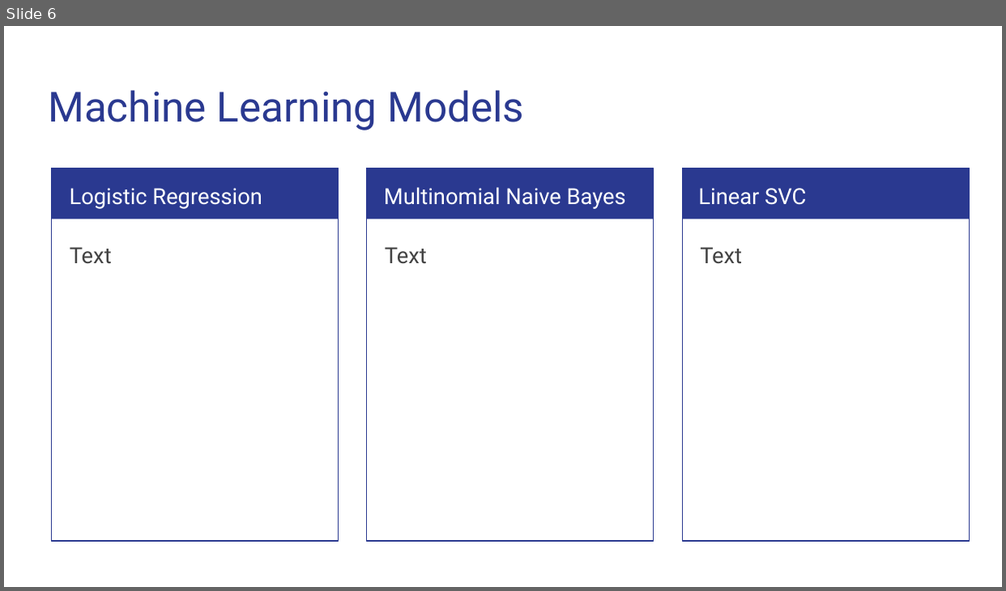
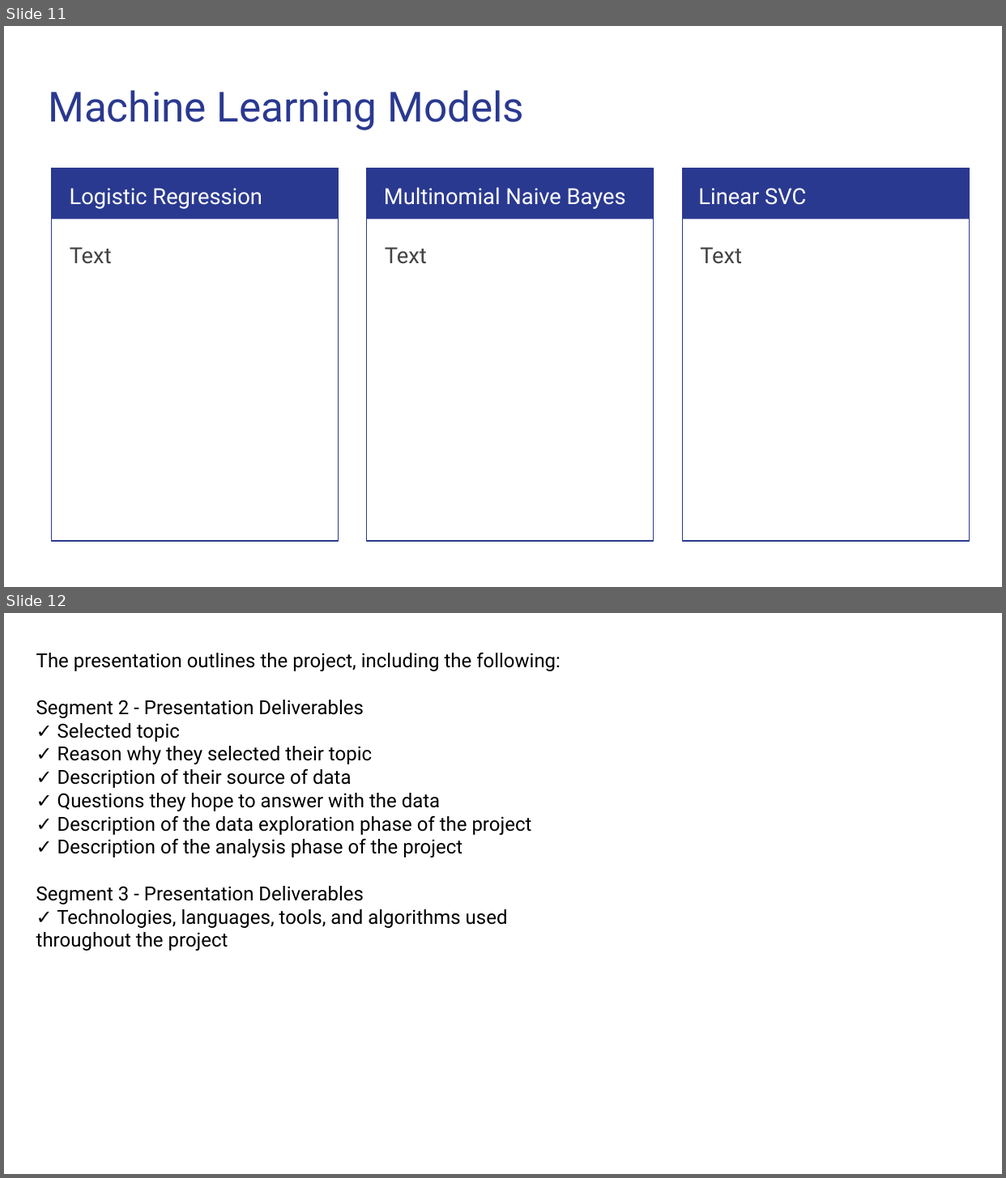
Before and after one commit to aduchini/Final_project, a slide deck: Presentation_WarInUkraine.pptx. Shown one above the other, each under a label of ours: slide 6 before the commit, slides 11 and 12 after it. The pictures are 1006x591 and 1006x1178 pixels, drawn with LibreOffice and Linux fonts; fonts in the diff are those of the drawing. Boxes give left, top, right and bottom in pixels: in the first picture for what was removed or moved away, otherwise in the second. Text is boxed around its words. In the diff, an @@ line names an element or a change of style, - is before the commit and + after.

```diff
--- a/Presentation_WarInUkraine.pptx
+++ b/Presentation_WarInUkraine.pptx
@@ slide 12 added at (x1=4, y1=613, x2=1002, y2=1174), background #FFFFFF @@
@@ text added at (x1=36, y1=652, x2=560, y2=951), 14 pt, text #000000 @@
+The presentation outlines the project, including the following:
+Segment 2 - Presentation Deliverables
+✓ Selected topic
+✓ Reason why they selected their topic
+✓ Description of their source of data
+✓ Questions they hope to answer with the data
+✓ Description of the data exploration phase of the project
+✓ Description of the analysis phase of the project
+Segment 3 - Presentation Deliverables
+✓ Technologies, languages, tools, and algorithms used throughout the project
@@ what was slide 6 is now slide 11 @@
```
Also in this commit, not shown: 4 slides changed, 5 other slides added.
